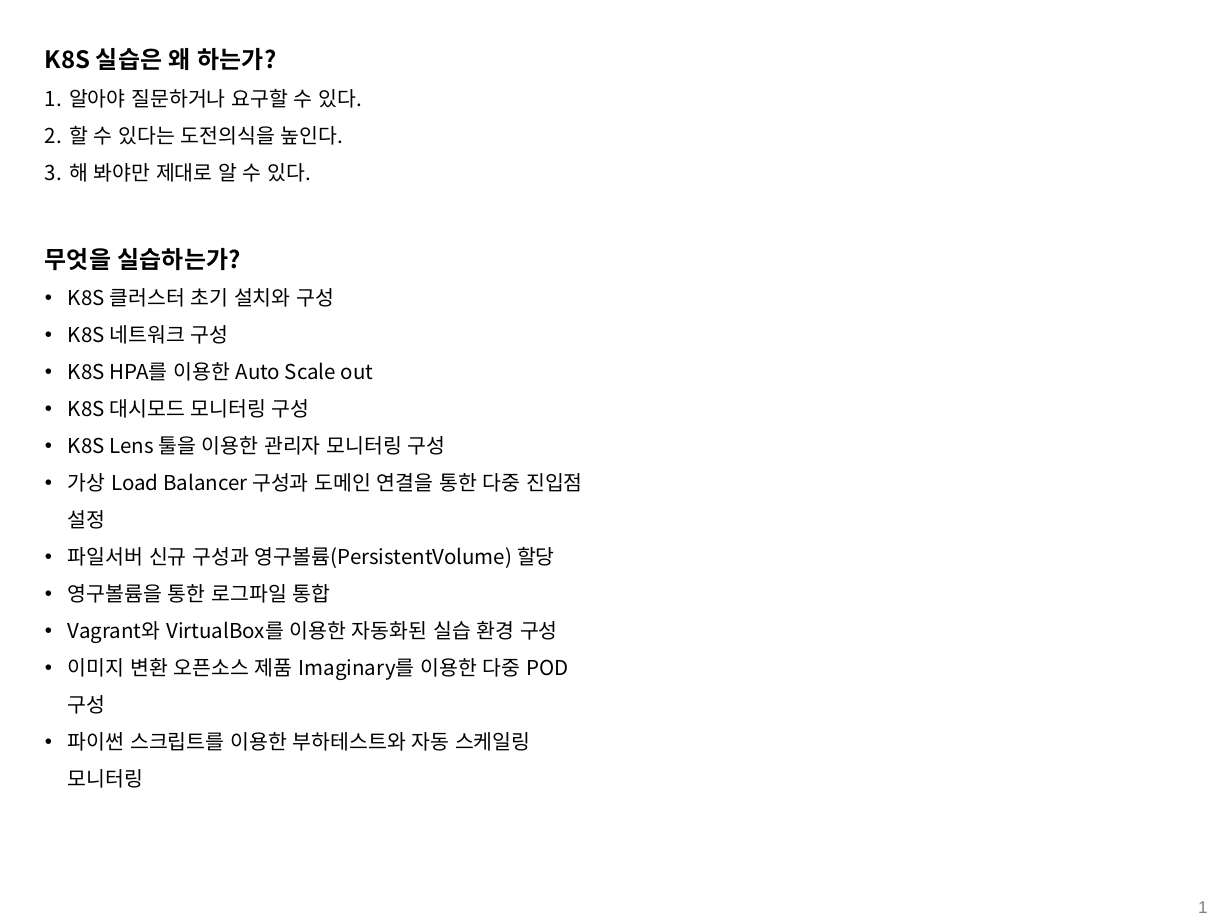
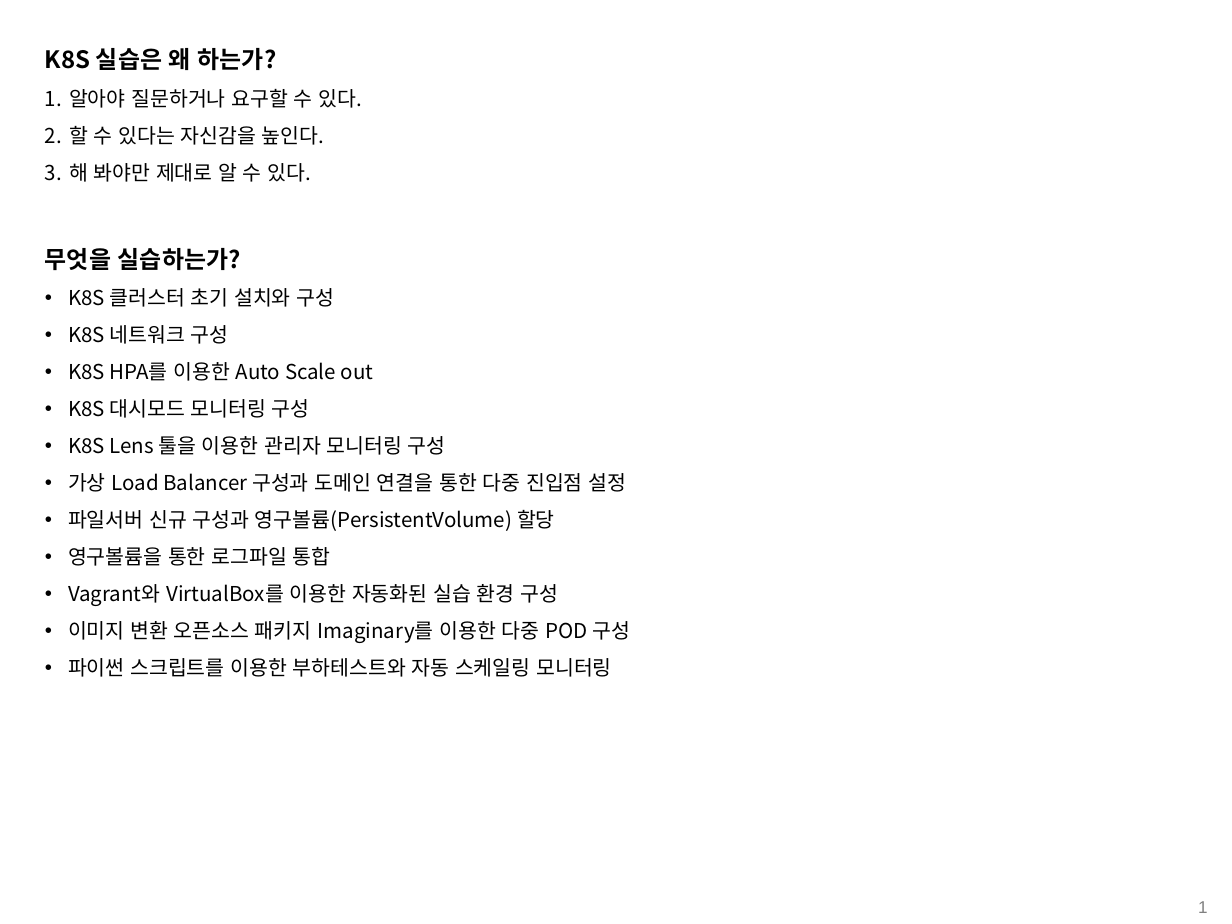
Before and after one commit to grollcake/k8s-practice, a slide deck: slide 1 of k8s practice.pptx. Drawn at 1232x924 pixels with LibreOffice and Linux fonts; fonts in the diff are those of the drawing. Boxes give left, top, right and bottom in pixels: in the first picture for what was removed or moved away, otherwise in the second. Text is boxed around its words. In the diff, an @@ line names an element or a change of style, - is before the commit and + after.

```diff
--- a/k8s practice.pptx
+++ b/k8s practice.pptx
@@ text at box(69, 126, 325, 145): text changed @@
-2. 할 수 있다는 도전의식을 높인다.
+2. 할 수 있다는 자신감을 높인다.
@@ text at box(68, 621, 630, 643): text changed @@
-• 이미지 변환 오픈소스 제품 Imaginary를 이용한 다중 POD 구성
+• 이미지 변환 오픈소스 패키지 Imaginary를 이용한 다중 POD 구성
```
Also in this commit, not shown: 1 other file.
